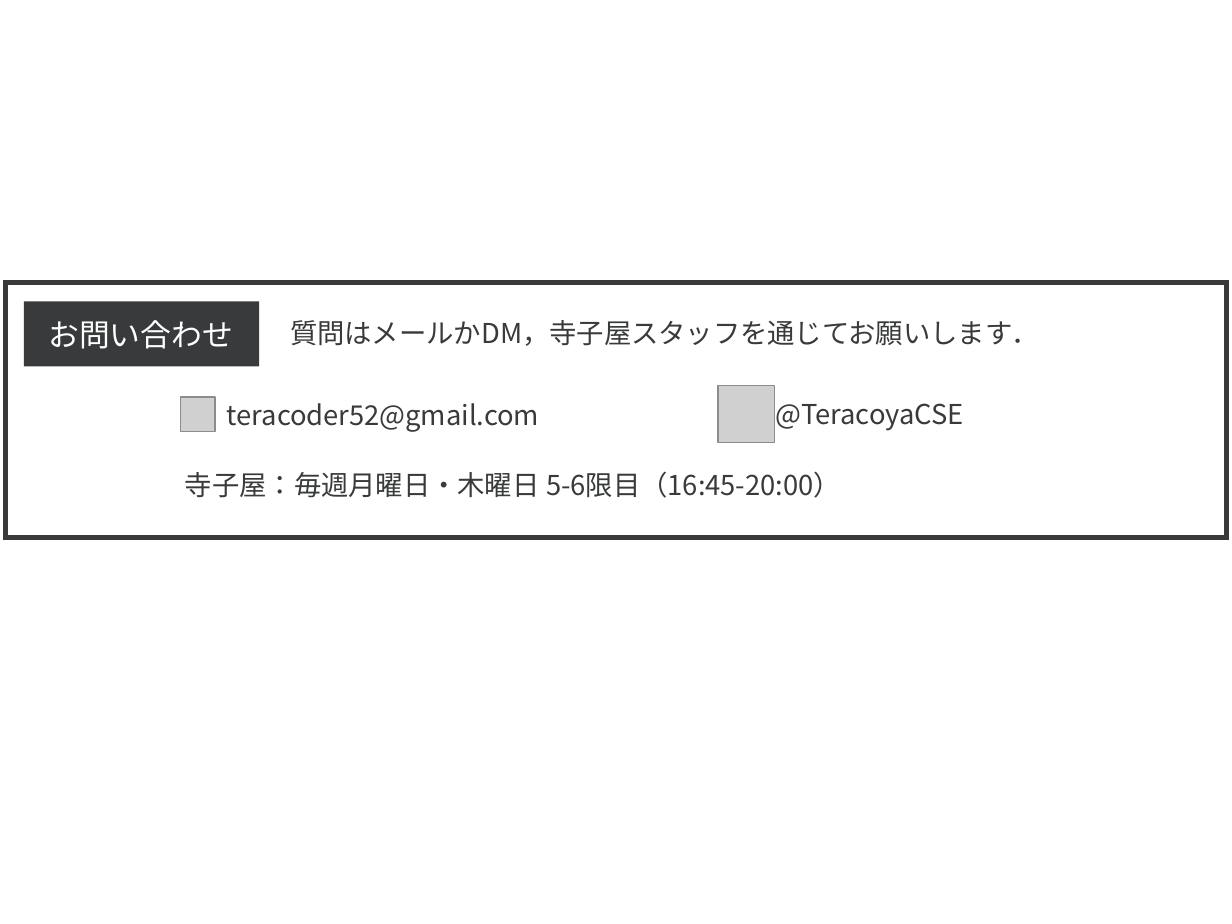
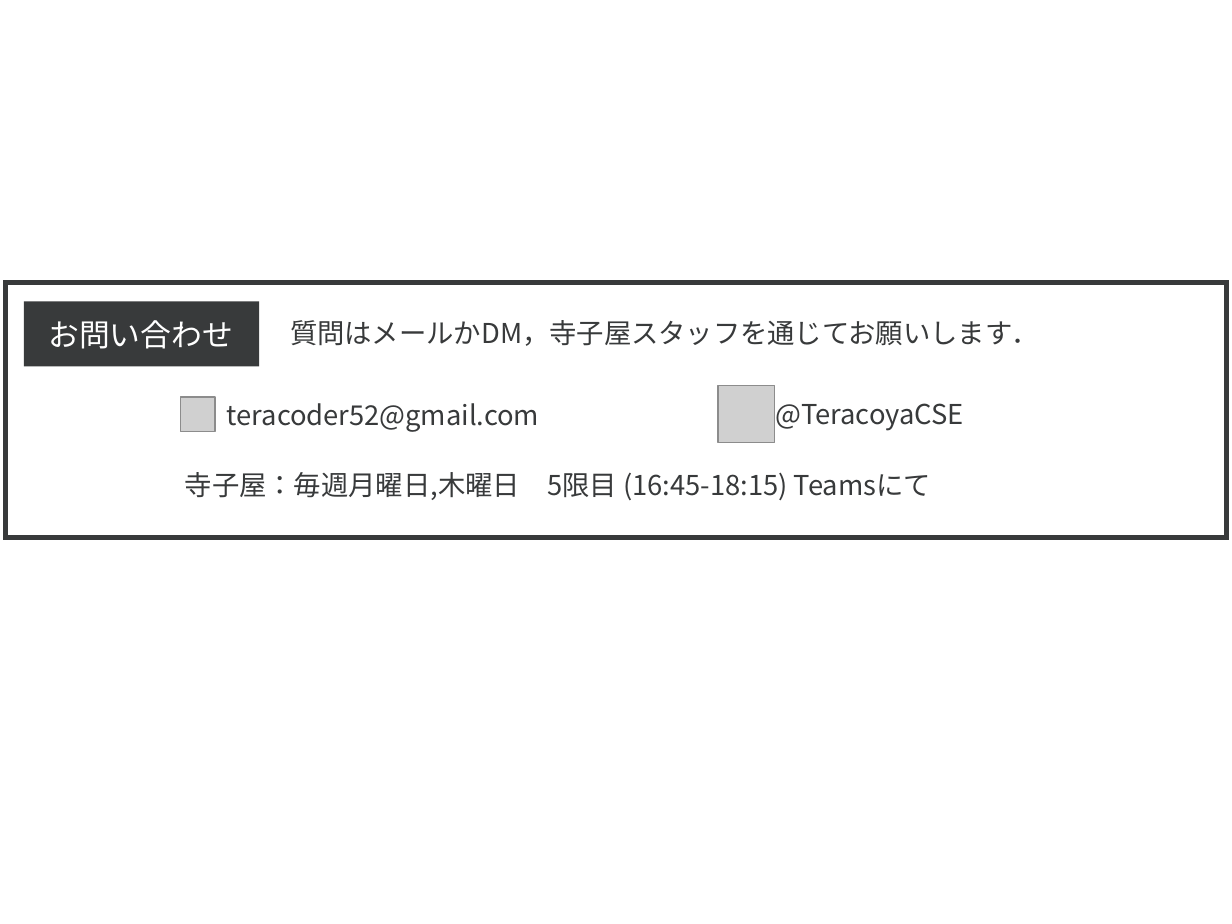
Before and after one commit to tcjudge/teaser-site, a slide deck: slide 2 of 2020/keynote/teracoder2019_teaser_infomation.pptx. Drawn at 1232x924 pixels with LibreOffice and Linux fonts; fonts in the diff are those of the drawing; grey boxes stand for pictures. Boxes give left, top, right and bottom in pixels: in the first picture for what was removed or moved away, otherwise in the second. Text is boxed around its words. In the diff, an @@ line names an element or a change of style, - is before the commit and + after.

```diff
--- a/2020/keynote/teracoder2019_teaser_infomation.pptx
+++ b/2020/keynote/teracoder2019_teaser_infomation.pptx
@@ text at <box>185,472,931,500</box>: text changed @@
-寺子屋：毎週月曜日・木曜日 5-6限目（16:45-20:00）
+寺子屋：毎週月曜日,木曜日 5限目 (16:45-18:15) Teamsにて
```
Also in this commit, not shown: 1 other slide changed, 42 other files.
